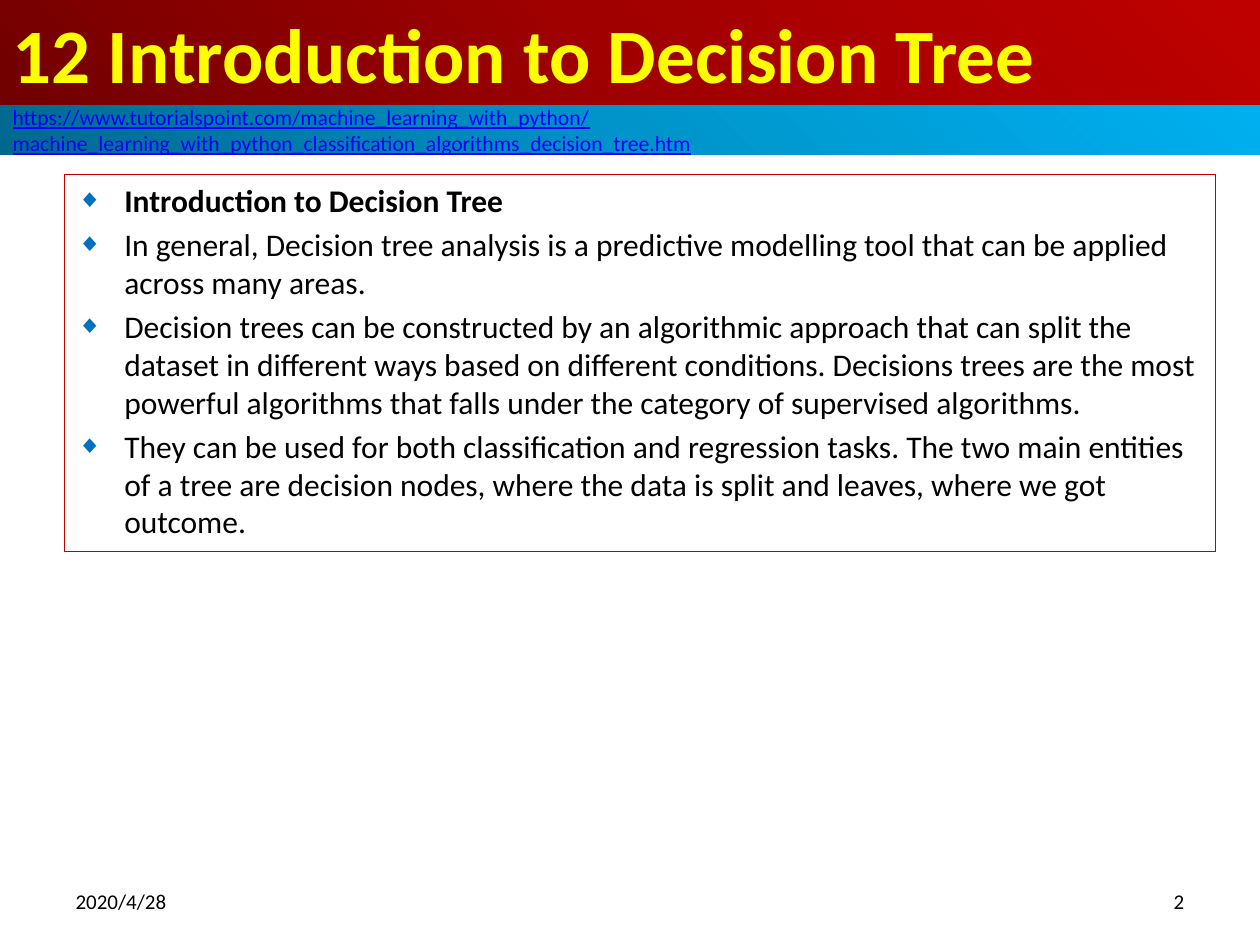
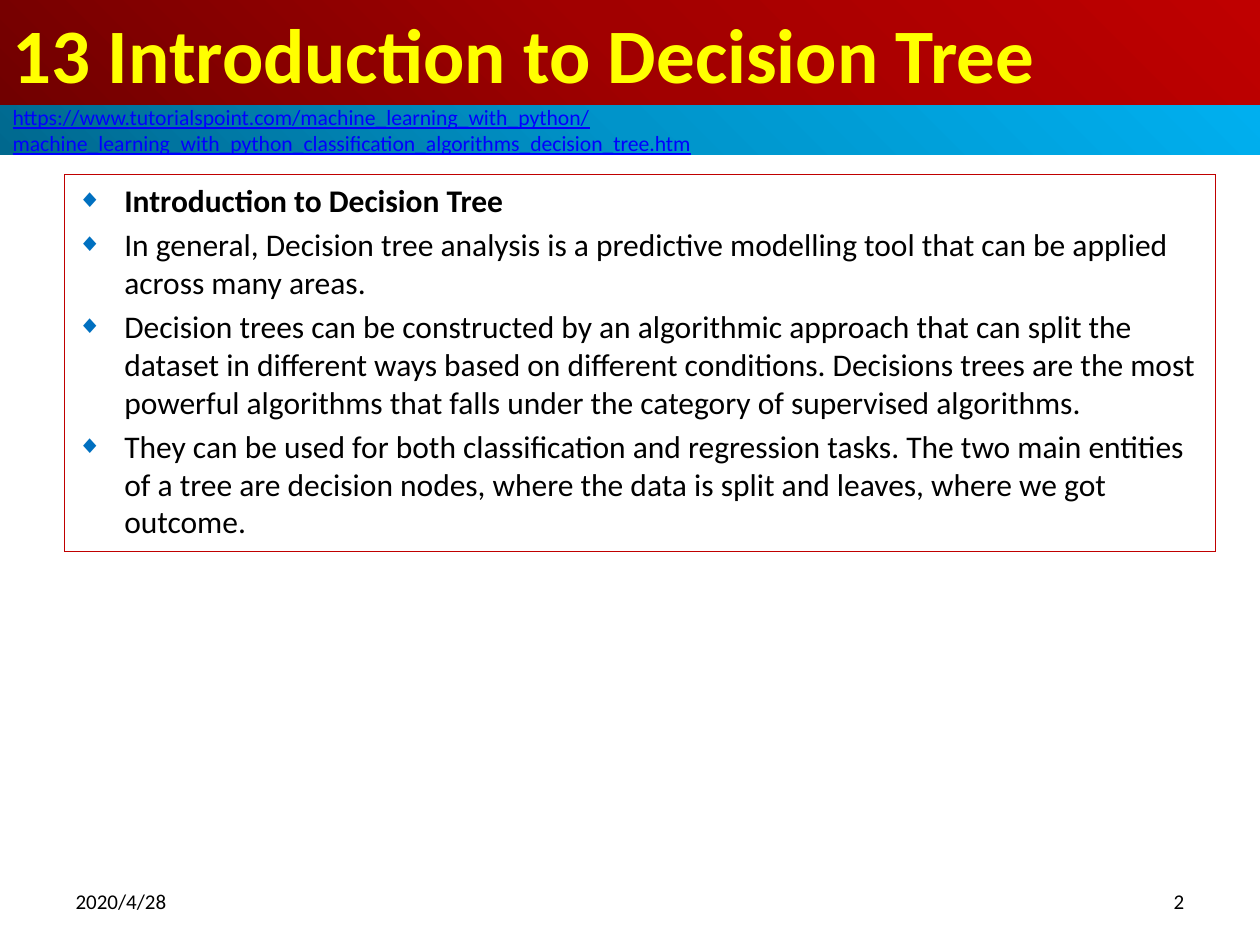
Before and after one commit to peterhchen/800_MachineLearning, a slide deck: slide 2 of 13_DecisionTree.pptx. Drawn at 1260x945 pixels with LibreOffice and Linux fonts; fonts in the diff are those of the drawing. Boxes give left, top, right and bottom in pixels: in the first picture for what was removed or moved away, otherwise in the second. Text is boxed around its words. In the diff, an @@ line names an element or a change of style, - is before the commit and + after.

```diff
--- a/13_DecisionTree.pptx
+++ b/13_DecisionTree.pptx
@@ title at (13, 29, 1034, 84): text changed @@
-12 Introduction to Decision Tree
+13 Introduction to Decision Tree
```
Also in this commit, not shown: 21 other slides changed, 1 other file.
